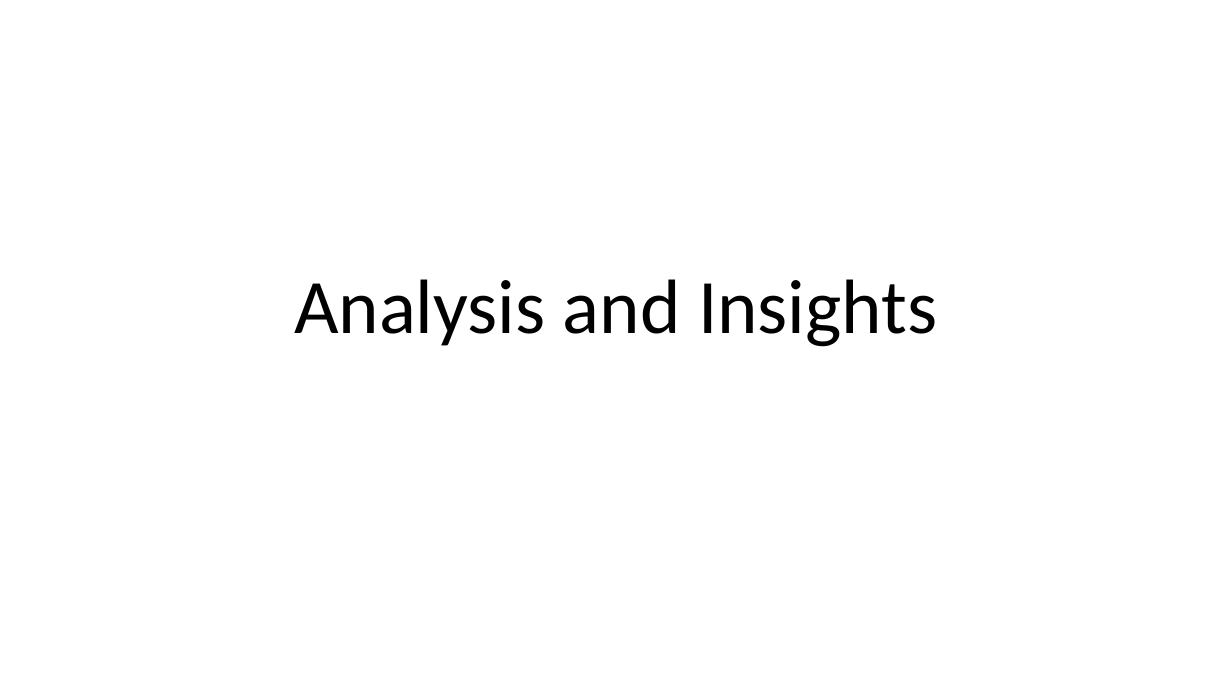
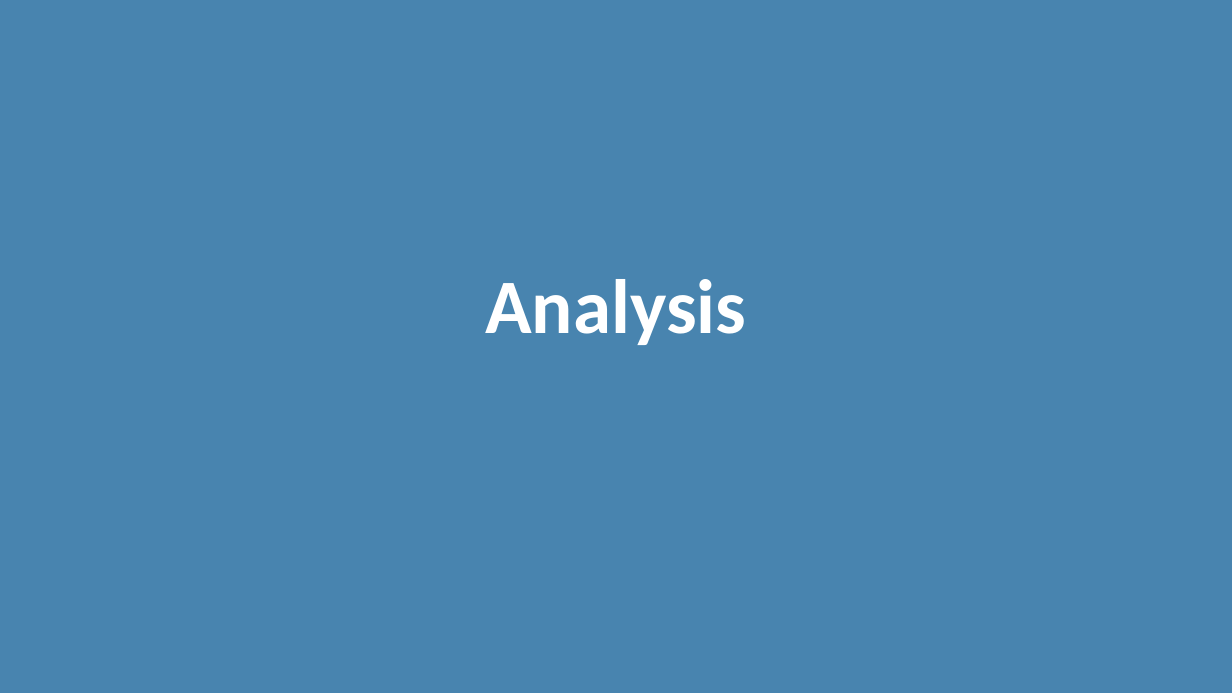
Before and after one commit to jenwhitson/sentencing_project, a slide deck: slide 5 of Presentation.pptx. Drawn at 1232x693 pixels with LibreOffice and Linux fonts; fonts in the diff are those of the drawing. Boxes give left, top, right and bottom in pixels: in the first picture for what was removed or moved away, otherwise in the second. Text is boxed around its words. In the diff, an @@ line names an element or a change of style, - is before the commit and + after.

```diff
--- a/Presentation.pptx
+++ b/Presentation.pptx
@@ background #FFFFFF to #4884AF @@
@@ title at (x1=485, y1=279, x2=746, y2=345): text changed; text colour #000000 to #FFFFFF; bold on @@
-Analysis and Insights
+Analysis
```
Also in this commit, not shown: 13 other slides changed, 1 slide added.
